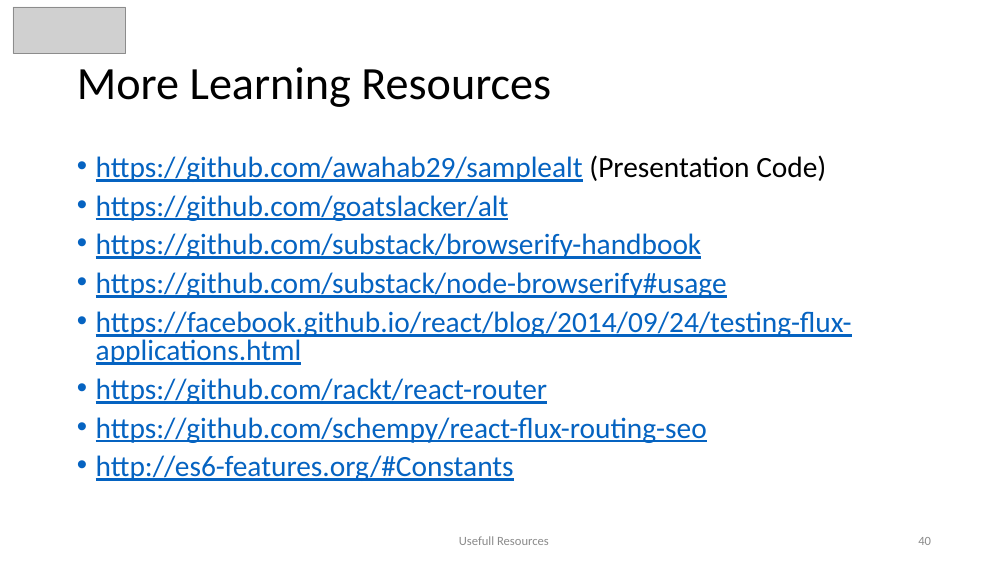
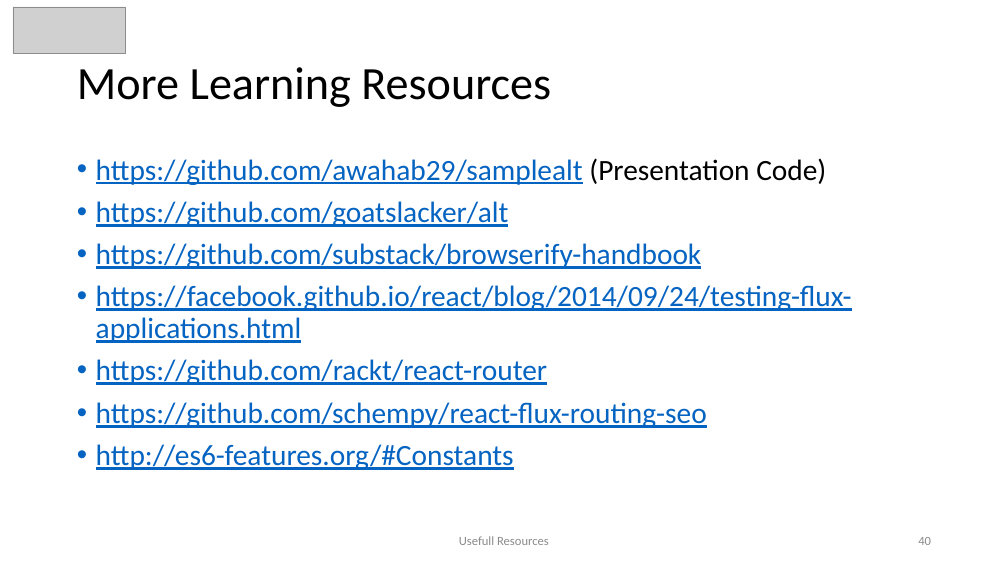
Before and after one commit to awahab29/samplealt, a slide deck: slide 40 of React.pptx. Drawn at 1008x567 pixels with LibreOffice and Linux fonts; fonts in the diff are those of the drawing; grey boxes stand for pictures. Boxes give left, top, right and bottom in pixels: in the first picture for what was removed or moved away, otherwise in the second. Text is boxed around its words. In the diff, an @@ line names an element or a change of style, - is before the commit and + after.

```diff
--- a/React.pptx
+++ b/React.pptx
@@ text "https://github.com/awahab29/samplealt (Presentation Code)" at <box>96,158,852,470</box>: line spacing 0.8 to 0.9 @@
@@ text at <box>96,272,727,298</box>: paragraph removed @@
-• https://github.com/substack/node-browserify#usage
```
Also in this commit, not shown: 2 other slides changed, 1 other file.
